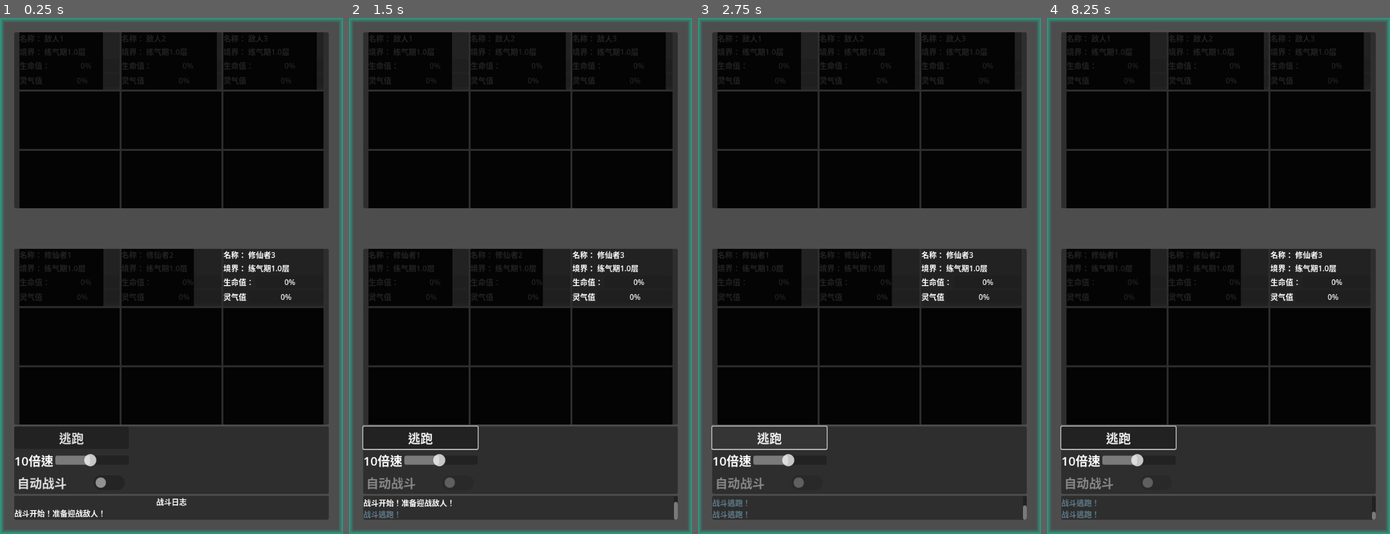
Above: before the commit, frames 1-4 (left to right).
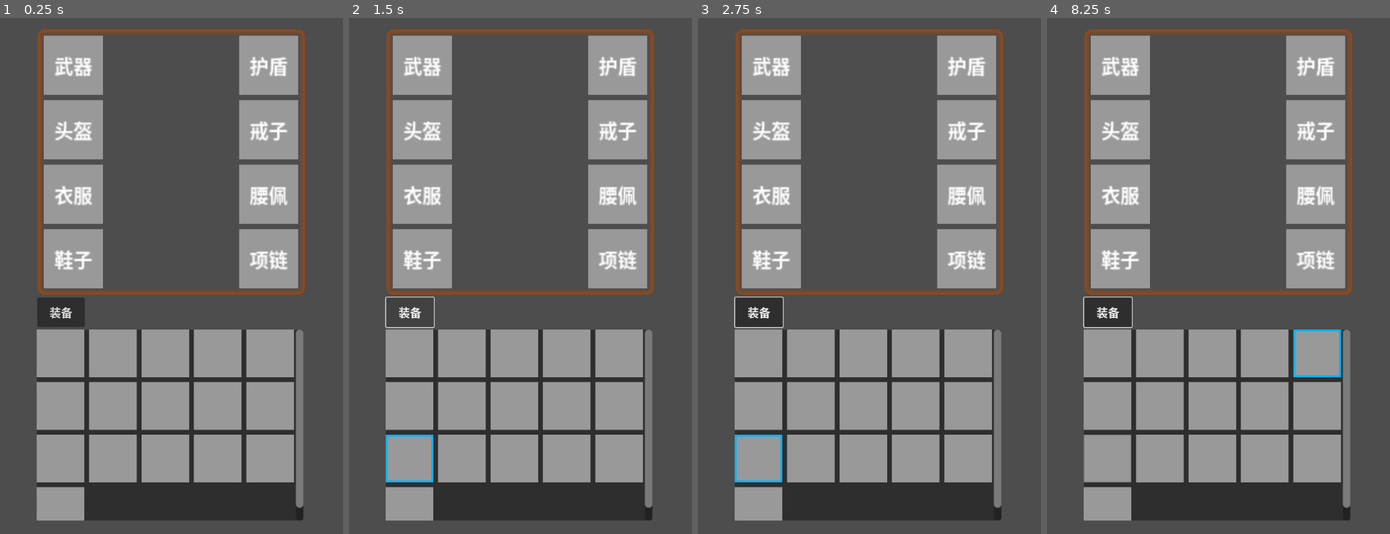
Above: after the commit, the same moments.

Repository: seven-it-work/godot-compoent
Game: Godot game, scene res://装备/装备.tscn
Two runs of this game, one before a commit and one after it. Both use one fixed random seed, a clock stepped at 60 frames per second and the inputs below. Before the commit the project starts from res://demo/战斗demo.tscn.
Inputs (mouse positions are in pixels of both pictures, inside the frame that each line leads up to):
- Up to frame 1 (0.25 s): no input
- Up to frame 2 (1.5 s): click (421, 435) at 0.5 s, where only the run before the commit has a clickable "逃跑"; click (410, 312) at 1.25 s, where only the run after the commit has a clickable "装备"
- Up to frame 3 (2.75 s): click (770, 435) at 2 s, where only the run before the commit has a clickable "逃跑"
- Up to frame 4 (8.25 s): click (1108, 312) at 2.75 s, where only the run after the commit has a clickable "装备"; click (1119, 435) at 3.5 s, where only the run before the commit has a clickable "逃跑"; click (1108, 312) at 4.25 s, where only the run after the commit has a clickable "装备"; tap Enter at 5, 6.5, 8 s; move the mouse to (1293, 250) at 5.02 s; click (1293, 250) at 5.17 s; tap Space at 5.75, 7.25 s; move the mouse to (1149, 301) at 5.77 s; click (1149, 301) at 5.92 s; move the mouse to (1252, 162) at 6.52 s; click (1252, 162) at 6.67 s; move the mouse to (1201, 379) at 7.27 s; click (1201, 379) at 7.42 s; move the mouse to (1321, 353) at 8.02 s; click (1321, 353) at 8.17 s

The runs differ from the first frame. In frame 1, 80% of the frame differs, in the area x 0-100%, y 0-100%; in frame 2, 80%; in frame 3, 79%; in frame 4, 80%.

Commit message:
feat(背包系统): 完善背包组件功能并添加装备类型
- 为背包格子添加默认标签文本和编辑器工具支持
- 实现基础物品类的属性扩展和装备类型分类
- 更新装备组件布局和样式，添加具体装备类型标签
- 优化背包格子鼠标交互逻辑，仅在有物品时显示提示

Diff:
--- a/godot-compoent/project.godot
+++ b/godot-compoent/project.godot
@@ -11,7 +11,7 @@
 [application]
 
 config/name="godot-compoent"
-run/main_scene="uid://doo20suahdnw0"
+run/main_scene="uid://7y1bygtje7xb"
 config/features=PackedStringArray("4.5", "Forward Plus")
 config/icon="res://icon.svg"
 
--- a/godot-compoent/背包/entity/BaseItem.gd
+++ b/godot-compoent/背包/entity/BaseItem.gd
@@ -1,6 +1,6 @@
 class_name BaseItemScope
 
-
+## 背包对象
 class BackpackItem:
 	signal 重置物品
 	signal 添加物品(new_value:BaseItem,index:int)
@@ -73,16 +73,75 @@
 		return delItemByIndex(index)
 	#endregion
 
-
+## 基础物品对象
 @abstract class BaseItem:
 	var _name_str:String="":set=set_name_str,get=get_name_str
 
+	# 生命值
+	var _health:BaseValue.GrowthValue:set=set_health,get=get_health
+	# 防御力
+	var _defense:BaseValue.RandomGrowth:set=set_defense,get=get_defense
+	# 攻击力
+	var _attack:BaseValue.RandomGrowth:set=set_attack,get=get_attack
+	# 敏捷值
+	var _agility:BaseValue.RandomGrowth:set=set_agility,get=get_agility
+
 	#region get/set 方法
+	func set_health(new_value:BaseValue.GrowthValue)->void:
+		_health=new_value
+	func get_health()->BaseValue.GrowthValue:
+		return _health
+	func set_defense(new_value:BaseValue.RandomGrowth)->void:
+		_defense=new_value
+	func get_defense()->BaseValue.RandomGrowth:
+		return _defense
+	func set_attack(new_value:BaseValue.RandomGrowth)->void:
+		_attack=new_value
+	func get_attack()->BaseValue.RandomGrowth:
+		return _attack
+	func set_agility(new_value:BaseValue.RandomGrowth)->void:
+		_agility=new_value
+	func get_agility()->BaseValue.RandomGrowth:
+		return _agility
+
 	func set_name_str(name:String)->void:
 		_name_str=name
 	func get_name_str()->String:
 		return _name_str
+
+	func _init(data:Dictionary={})->void:
+		if "name_str" in data:
+			_name_str=data["name_str"]
+		if "health" in data:
+			_health=data["health"]
+		if "defense" in data:
+			_defense=data["defense"]
+		if "attack" in data:
+			_attack=data["attack"]
+		if "agility" in data:
+			_agility=data["agility"]
 	#endregion
 
+## 默认物品（空物品）
 class DefaultItem extends  BaseItem:
 	pass
+
+class 武器 extends BaseItem:
+	pass
+class 护盾 extends BaseItem:
+	pass
+
+class 头盔 extends BaseItem:
+	pass
+class 戒子 extends BaseItem:
+	pass
+
+class 衣服 extends BaseItem:
+	pass
+class 腰佩 extends BaseItem:
+	pass
+
+class 鞋子 extends BaseItem:
+	pass
+class 项链 extends BaseItem:
+	pass
--- a/godot-compoent/背包/背包格子.gd
+++ b/godot-compoent/背包/背包格子.gd
@@ -1,3 +1,4 @@
+@tool
 ## 背包格子
 extends Panel
 class_name BackpackCompartment
@@ -5,10 +6,16 @@
 # 点击信号
 signal clicked(compartment, item)
 
+@export var default_label_str:String="":set=set_default_label_str,get=get_default_label_str
 var _base_item:BaseItemScope.BaseItem:set=set_base_item,get=get_base_item
 var _current_style:String = "默认"
 
 #region get/set 方法
+func set_default_label_str(value:String)->void:
+	default_label_str=value
+	_渲染_base_item()
+func get_default_label_str()->String:
+	return default_label_str
 func set_base_item(base_item:BaseItemScope.BaseItem)->void:
 	_base_item=base_item
 	_渲染_base_item()
@@ -24,7 +31,7 @@
 		if _base_item:
 			$Label.text=_base_item._name_str
 		else:
-			$Label.text=""
+			$Label.text=default_label_str
 
 func _process(delta: float) -> void:
 	_process_tips_close()
@@ -34,9 +41,9 @@
 	if %Tips and %Tips.visible:
 		_on_mouse_exited()
 func _on_mouse_entered() -> void:
-	%Tips.show()
-	%Tips.global_position=get_global_mouse_position()
-	pass # Replace with function body.
+	if _base_item:
+		%Tips.show()
+		%Tips.global_position=get_global_mouse_position()
 
 
 func _on_mouse_exited() -> void:
@@ -81,3 +88,7 @@
 		if get_global_rect().has_point(event.global_position):
 			# 发射点击信号，传递自身引用和基础物品
 			self.emit_signal("clicked", self, _base_item)
+
+func _notification(what: int) -> void:
+	if what == NOTIFICATION_EDITOR_POST_SAVE or what == NOTIFICATION_EDITOR_PRE_SAVE:
+		_渲染_base_item()
--- a/godot-compoent/背包/背包格子.tscn
+++ b/godot-compoent/背包/背包格子.tscn
@@ -31,6 +31,8 @@
 offset_top = 13.0
 offset_right = 50.0
 offset_bottom = 36.0
+horizontal_alignment = 1
+vertical_alignment = 1
 
 [connection signal="mouse_entered" from="." to="." method="_on_mouse_entered"]
 [connection signal="mouse_exited" from="." to="." method="_on_mouse_exited"]
--- a/godot-compoent/装备/装备组件.tscn
+++ b/godot-compoent/装备/装备组件.tscn
@@ -38,63 +38,77 @@
 [node name="HBoxContainer" type="HBoxContainer" parent="VBoxContainer"]
 layout_mode = 2
 
-[node name="背包格子" parent="VBoxContainer/HBoxContainer" instance=ExtResource("1_pify5")]
+[node name="武器" parent="VBoxContainer/HBoxContainer" instance=ExtResource("1_pify5")]
+unique_name_in_owner = true
 layout_mode = 2
 theme_override_styles/panel = SubResource("StyleBoxFlat_m02jb")
+default_label_str = "武器"
 
 [node name="PanelContainer" type="PanelContainer" parent="VBoxContainer/HBoxContainer"]
 layout_mode = 2
 size_flags_horizontal = 3
 theme_override_styles/panel = SubResource("StyleBoxEmpty_mr4hg")
 
-[node name="背包格子2" parent="VBoxContainer/HBoxContainer" instance=ExtResource("1_pify5")]
+[node name="护盾" parent="VBoxContainer/HBoxContainer" instance=ExtResource("1_pify5")]
 layout_mode = 2
-theme_override_styles/panel = SubResource("StyleBoxFlat_qp5dh")
+theme_override_styles/panel = SubResource("StyleBoxFlat_mc1sg")
+default_label_str = "护盾"
 
 [node name="HBoxContainer2" type="HBoxContainer" parent="VBoxContainer"]
 layout_mode = 2
 
-[node name="背包格子" parent="VBoxContainer/HBoxContainer2" instance=ExtResource("1_pify5")]
+[node name="头盔" parent="VBoxContainer/HBoxContainer2" instance=ExtResource("1_pify5")]
+unique_name_in_owner = true
 layout_mode = 2
 theme_override_styles/panel = SubResource("StyleBoxFlat_ymo56")
+default_label_str = "头盔"
 
 [node name="PanelContainer" type="PanelContainer" parent="VBoxContainer/HBoxContainer2"]
 layout_mode = 2
 size_flags_horizontal = 3
 theme_override_styles/panel = SubResource("StyleBoxEmpty_mr4hg")
 
-[node name="背包格子2" parent="VBoxContainer/HBoxContainer2" instance=ExtResource("1_pify5")]
+[node name="戒子" parent="VBoxContainer/HBoxContainer2" instance=ExtResource("1_pify5")]
+unique_name_in_owner = true
 layout_mode = 2
 theme_override_styles/panel = SubResource("StyleBoxFlat_uj2u1")
+default_label_str = "戒子"
 
 [node name="HBoxContainer3" type="HBoxContainer" parent="VBoxContainer"]
 layout_mode = 2
 
-[node name="背包格子" parent="VBoxContainer/HBoxContainer3" instance=ExtResource("1_pify5")]
+[node name="衣服" parent="VBoxContainer/HBoxContainer3" instance=ExtResource("1_pify5")]
+unique_name_in_owner = true
 layout_mode = 2
 theme_override_styles/panel = SubResource("StyleBoxFlat_ghs5b")
+default_label_str = "衣服"
 
 [node name="PanelContainer" type="PanelContainer" parent="VBoxContainer/HBoxContainer3"]
 layout_mode = 2
 size_flags_horizontal = 3
 theme_override_styles/panel = SubResource("StyleBoxEmpty_mr4hg")
 
-[node name="背包格子2" parent="VBoxContainer/HBoxContainer3" instance=ExtResource("1_pify5")]
+[node name="腰佩" parent="VBoxContainer/HBoxContainer3" instance=ExtResource("1_pify5")]
+unique_name_in_owner = true
 layout_mode = 2
 theme_override_styles/panel = SubResource("StyleBoxFlat_qaaql")
+default_label_str = "腰佩"
 
 [node name="HBoxContainer4" type="HBoxContainer" parent="VBoxContainer"]
 layout_mode = 2
 
-[node name="背包格子" parent="VBoxContainer/HBoxContainer4" instance=ExtResource("1_pify5")]
+[node name="鞋子" parent="VBoxContainer/HBoxContainer4" instance=ExtResource("1_pify5")]
 layout_mode = 2
 theme_override_styles/panel = SubResource("StyleBoxFlat_0venh")
+default_label_str = "鞋子"
 
 [node name="PanelContainer" type="PanelContainer" parent="VBoxContainer/HBoxContainer4"]
 layout_mode = 2
 size_flags_horizontal = 3
 theme_override_styles/panel = SubResource("StyleBoxEmpty_mr4hg")
 
-[node name="背包格子2" parent="VBoxContainer/HBoxContainer4" instance=ExtResource("1_pify5")]
+[node name="项链" parent="VBoxContainer/HBoxContainer4" instance=ExtResource("1_pify5")]
+unique_name_in_owner = true
 layout_mode = 2
-theme_override_styles/panel = SubResource("StyleBoxFlat_mc1sg")
+theme_override_styles/panel = SubResource("StyleBoxFlat_qp5dh")
+default_label_str = "项链"
Not shown: 2 places in godot-compoent/装备/装备组件.tscn that only renumber resources
